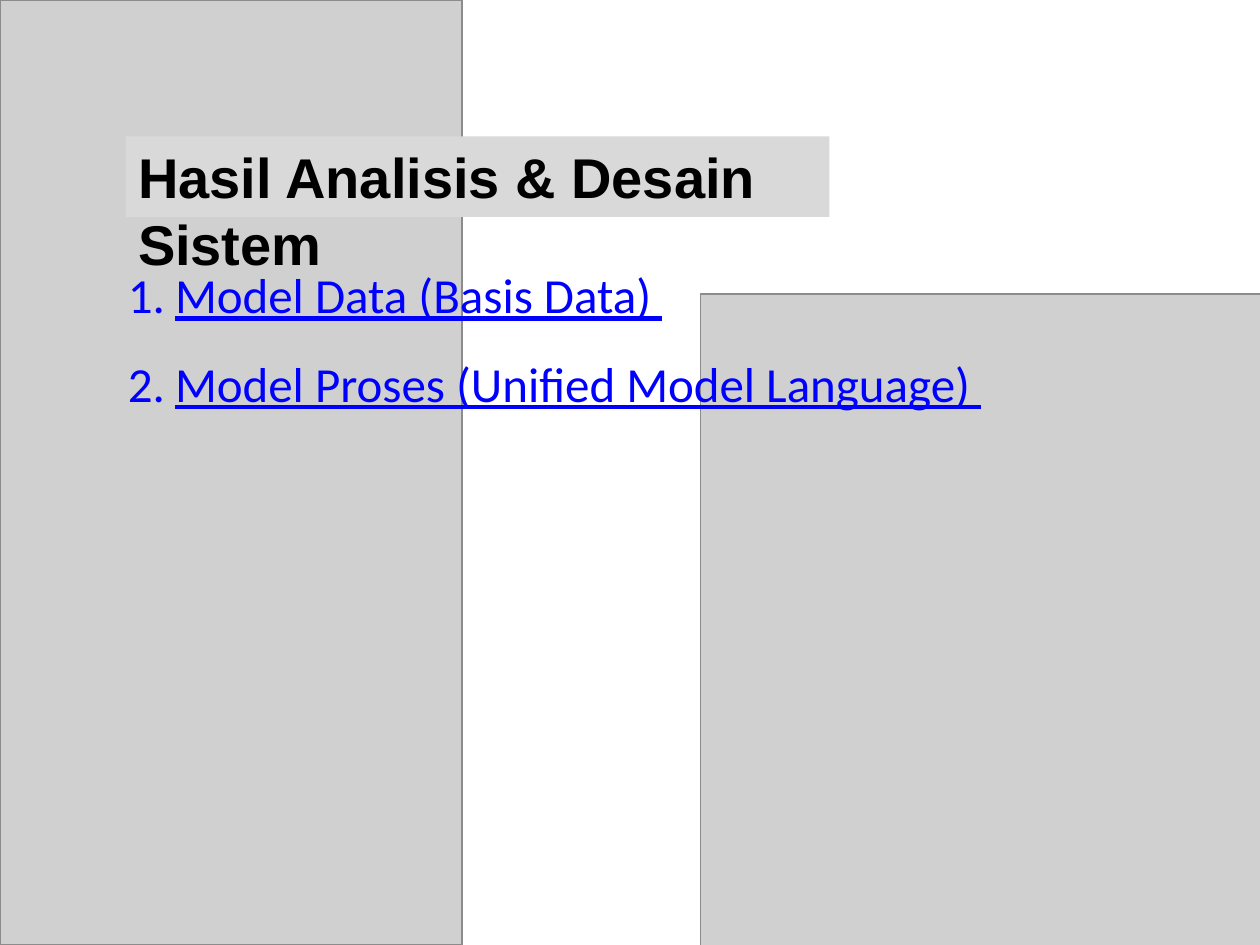
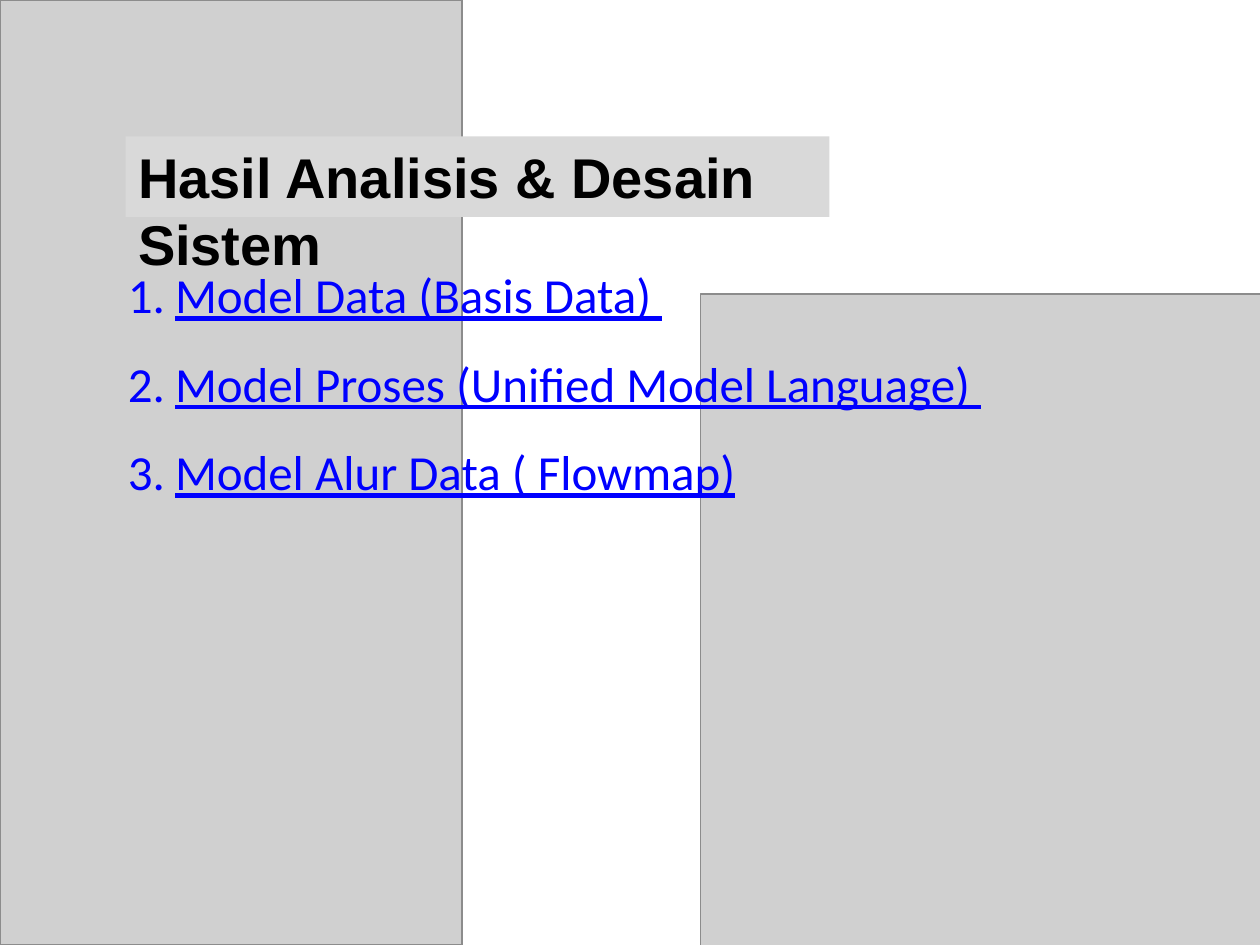
Before and after one commit to ahmadpaudji/DTTI, a slide deck: slide 8 of Laporan PKL/Presentasi/Presentasi 01.pptx. Drawn at 1260x945 pixels with LibreOffice and Linux fonts; fonts in the diff are those of the drawing; grey boxes stand for pictures. Boxes give left, top, right and bottom in pixels: in the first picture for what was removed or moved away, otherwise in the second. Text is boxed around its words. In the diff, an @@ line names an element or a change of style, - is before the commit and + after.

```diff
--- a/Laporan PKL/Presentasi/Presentasi 01.pptx
+++ b/Laporan PKL/Presentasi/Presentasi 01.pptx
@@ text at (x1=175, y1=450, x2=735, y2=502): paragraph added @@
+3. Model Alur Data ( Flowmap)
```
Also in this commit, not shown: 3 other slides changed, 12 other files.
